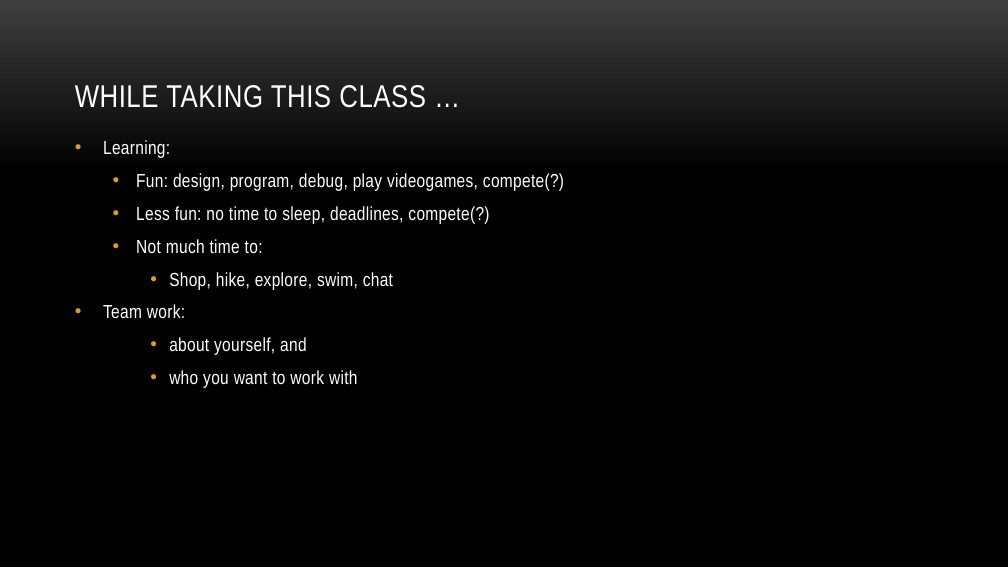
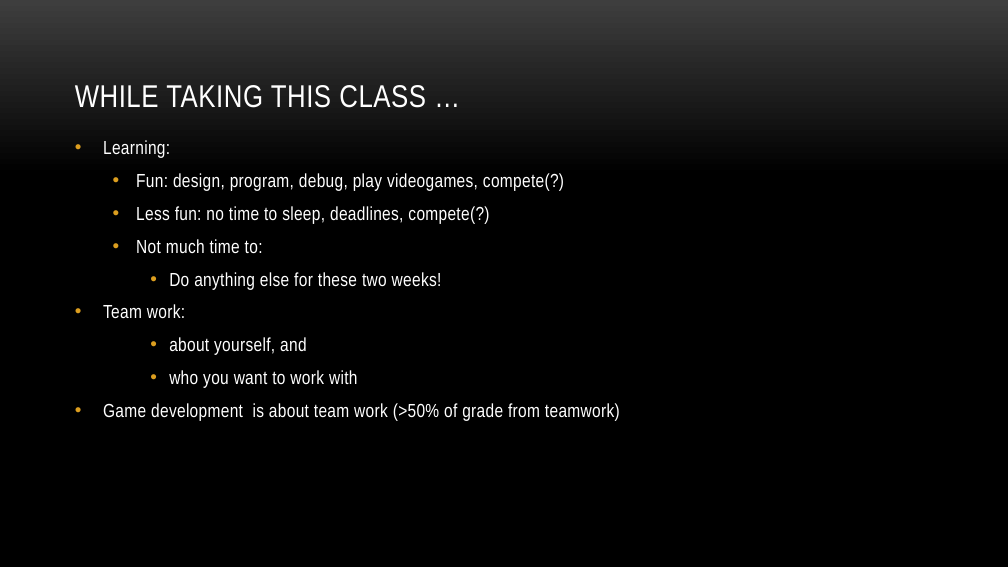
Before and after one commit to myuwbclasses/IntroGameDev-XJTU, a slide deck: slide 17 of PPT/Intro.pptx (slide 16 before the commit). Drawn at 1008x567 pixels with LibreOffice and Linux fonts; fonts in the diff are those of the drawing; background and template pictures are left out. Boxes give left, top, right and bottom in pixels: in the first picture for what was removed or moved away, otherwise in the second. Text is boxed around its words. In the diff, an @@ line names an element or a change of style, - is before the commit and + after.

```diff
--- a/PPT/Intro.pptx
+++ b/PPT/Intro.pptx
@@ text at box(169, 272, 442, 290): text changed @@
-    • Shop, hike, explore, swim, chat
+    • Do anything else for these two weeks!
@@ text at box(103, 403, 620, 421): paragraph added @@
+• Game development is about team work (>50% of grade from teamwork)
```
Also in this commit, not shown: 5 other slides changed, 1 slide added, 1 other file.
